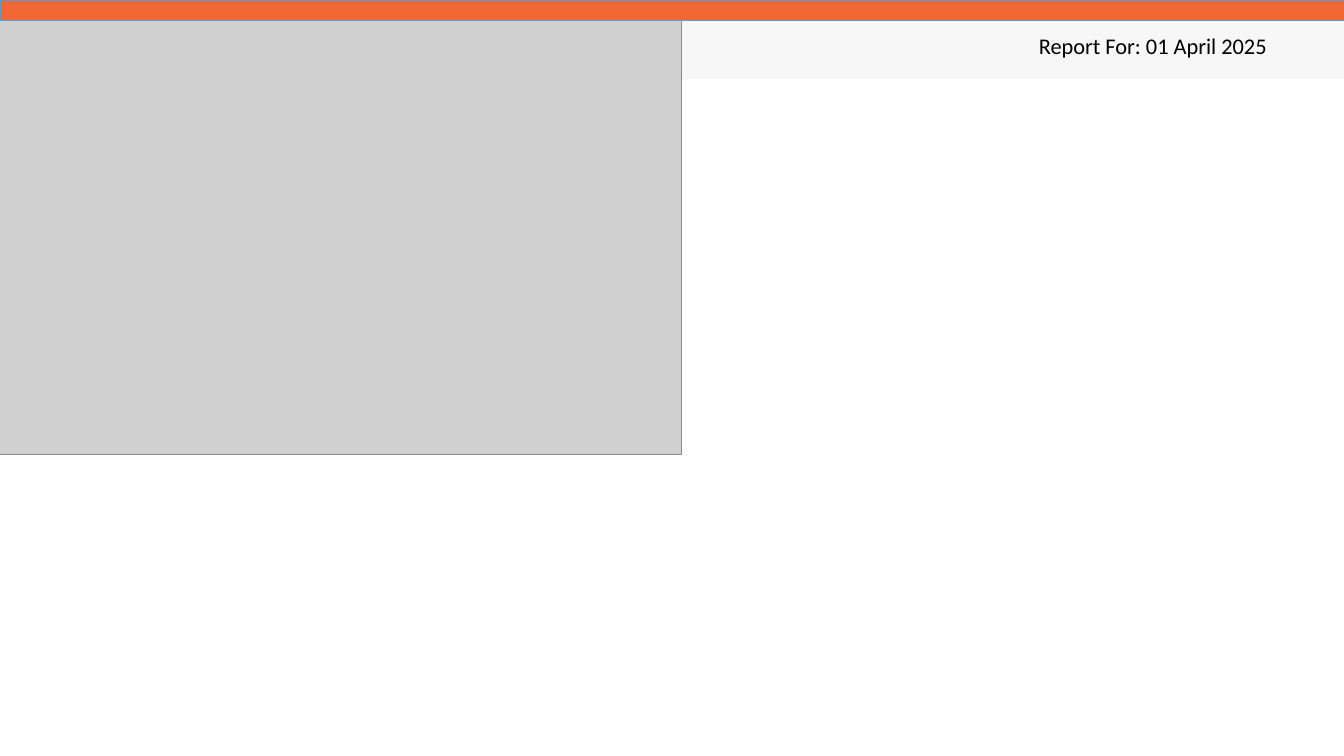
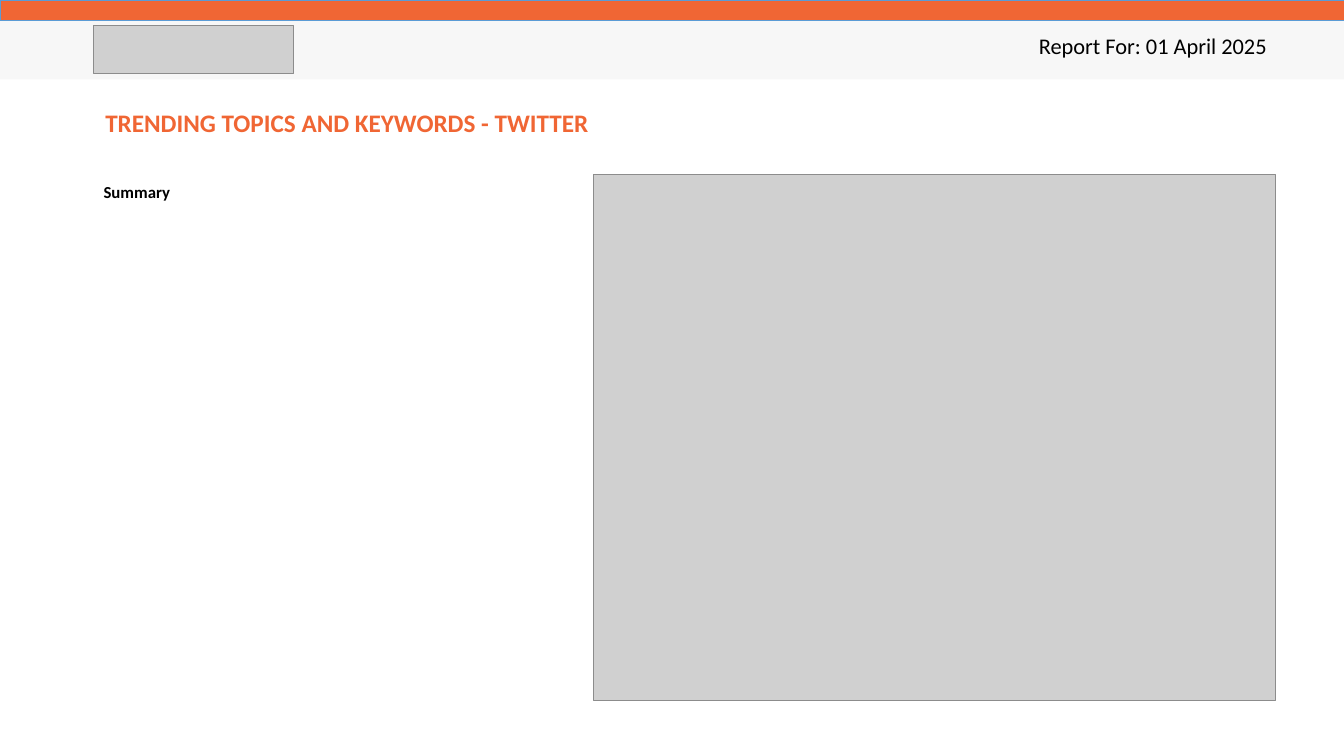
Before and after one commit to Oxygene-Creative/o2-audiovisual-api, a slide deck: slide 14 of app/reporters/samples/digital_safaricom.pptx. Drawn at 1344x756 pixels with LibreOffice and Linux fonts; fonts in the diff are those of the drawing; grey boxes stand for pictures. Boxes give left, top, right and bottom in pixels: in the first picture for what was removed or moved away, otherwise in the second. Text is boxed around its words. In the diff, an @@ line names an element or a change of style, - is before the commit and + after.

Commit message:
update: remove cropping from images (wordcloud and title slide's logo)

```diff
--- a/app/reporters/samples/digital_safaricom.pptx
+++ b/app/reporters/samples/digital_safaricom.pptx
@@ picture added at (x1=94, y1=25, x2=293, y2=74) @@
@@ text added at (x1=105, y1=115, x2=589, y2=132), 18 pt, text #F06634, bold @@
+TRENDING TOPICS AND KEYWORDS - TWITTER
@@ picture resized from (x1=0, y1=0, x2=682, y2=455) to (x1=594, y1=174, x2=1275, y2=701) @@
@@ text added at (x1=104, y1=187, x2=170, y2=201), 12 pt, text #000000, bold @@
+Summary
```
Also in this commit, not shown: 4 other slides changed, 3 other files.
